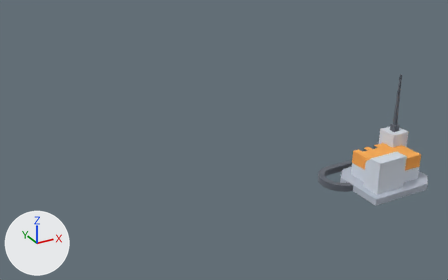
The glTF model public/models/mars/machine_wirelessCable.glb as it was, and as the next commit left it.
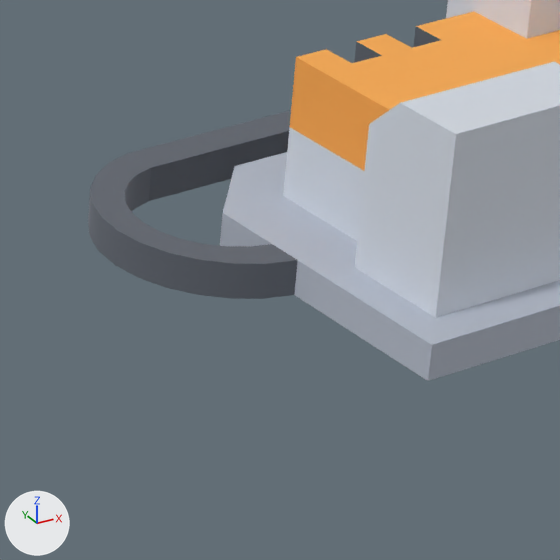
The first picture shows the older version from a 50 mm camera at (-1.12, -4.63, 2.22) aimed at (0.99, -0.79, 0.29). The close-ups show the older and then the newer version on the part from 68% to 89% of the width and 50% to 84% of the height of that picture. Only the edits that show in the close-ups are written down. Arrows for +X, +Y and +Z are at lower left; the lights stay in place. Where no turn or scale is listed for an object, it has been applied to the vertices.

Names of what the first close-up shows: 'cable', 'machine_wirelessCable'.
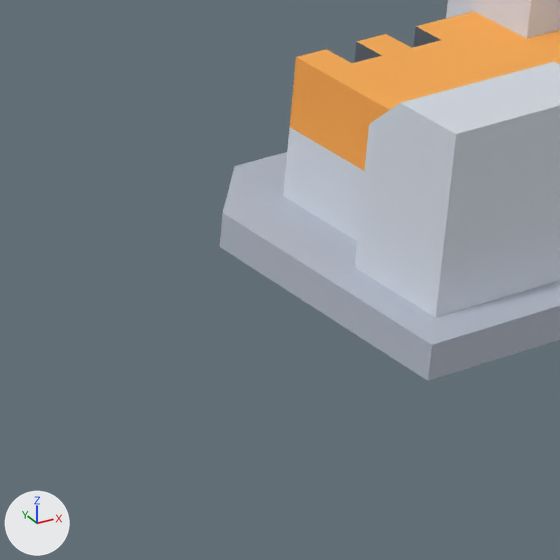
The newer file is also turned or shifted as a whole; pictures and numbers use the older file's frame.

Boxes (x1, y1, x2, y2) around the edits, measured in the close-ups (560 x 560 px):
'cable', deleted: before (88, 110, 298, 299)

The change, as a diff of the scene's bpy script:
```diff
--- a/public/models/mars/machine_wirelessCable.glb.py
+++ b/public/models/mars/machine_wirelessCable.glb.py
@@ ob_cable @@
-ob_cable = bpy.data.objects.new('cable', me_mesh_cable)
-ob_cable.location = (1.55, -1.5, 0.0)
@@ ob_tmpparent @@
-ob_tmpparent = bpy.data.objects.new('tmpParent', None)
-ob_tmpparent.location = (0.0, 0.0, 0.0)
```
